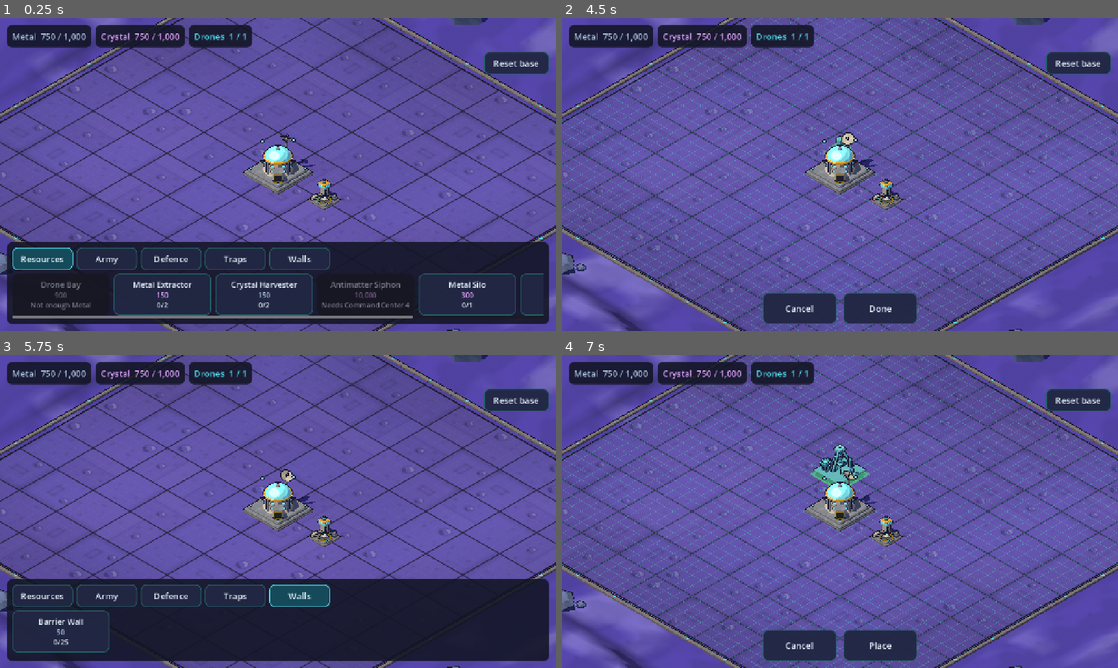
Above: before the commit, frames 1-4 (two rows, left to right).
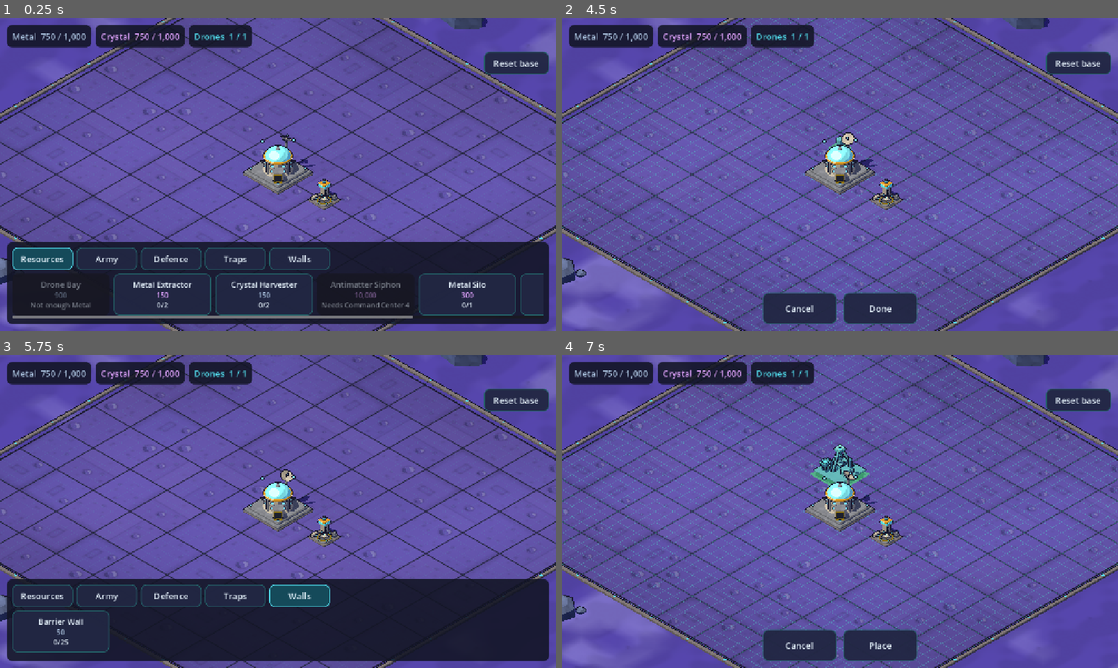
Above: after the commit, the same moments.

Repository: tarnan3751/space-game
Game: Godot game, scene res://scenes/main.tscn
Two runs of this game, one before a commit and one after it. Both use one fixed random seed, a clock stepped at 60 frames per second and the inputs below.
Inputs (mouse positions are in pixels of both pictures, inside the frame that each line leads up to):
- Up to frame 1 (0.25 s): no input
- Up to frame 2 (4.5 s): click "Resources" at 0.5 s; click "Army" at 1.25 s; click "Defence" at 2 s; click "Traps" at 2.75 s; click "Walls" at 3.5 s; click (623, 293) at 4.27 s
- Up to frame 3 (5.75 s): click "Done" at 5 s
- Up to frame 4 (7 s): click "Resources" at 5.75 s; click (723, 630) at 6.52 s

The runs differ from the first frame. In frame 1, 0.9% of the frame differs, in the area x 0-100%, y 0-100%; in frame 2, 1.8%; in frame 3, 0.9%; in frame 4, 1.8%.

Commit message:
Let the terrain's edge wander and roughen the ground beside the curb
The ring rose from flat to its full relief between 0.8 and 3 units out
everywhere, over dunes 0.8 high, so a ramp ran dead straight along every side
of the field, and on the sides facing away from the sun its slope fell into the
toon shadow band as a straight dark strip.

The distance at which the relief is full now wanders along the edge between
4 and 11 units out (TERRAIN_BLEND_NEAR and TERRAIN_BLEND_FAR, on a noise whose
lattice is 4 units across), the dunes start 0.3 high and grow from there to
their full height 20 units out, and a rubble 0.12 either way roughens the
ground from 0.8 out whatever the relief. Beyond 20 units out the blend cannot
change the height, so its noise is skipped there, which keeps the scenery's
build under 80 ms. The mesas' tops follow the dunes at their place. The
craters, mesas, channel, rocks and outcrops are placed as before.

Diff:
--- a/src/game/base_view.gd
+++ b/src/game/base_view.gd
@@ -7,9 +7,10 @@
 ## (x, y) maps to world (x, z).
 ##
 ## The terrain, the rocks and the crystal outcrops are generated from SCENERY_SEED, so every
-## player's base sits in the same landscape: a ring of dunes, craters, mesas and a dry channel,
-## smooth shaded and painted from the material kit's dust and rock by slope, with chamfered rocks
-## and glowing crystal clusters on it. Each is one mesh with its ink outline.
+## player's base sits in the same landscape: a ring of dunes, craters, mesas and a dry channel
+## rising from low, rough ground beside the curb along an edge that wanders, smooth shaded and
+## painted from the material kit's dust and rock by slope, with chamfered rocks and glowing crystal
+## clusters on it. Each is one mesh with its ink outline.
 
 const GROUND_SHADER := preload("res://src/game/ground.gdshader")
 ## The field texture the ground is drawn from, imported as an Image (tools/gen_textures.gd).
@@ -24,15 +25,20 @@
 const TERRAIN_FINE_REACH := 50.0
 const TERRAIN_COARSE := 2
 ## Outside the field the ground stays flat out to TERRAIN_FLAT (under the curb) and reaches its
-## full relief at TERRAIN_BLEND.
+## full relief between TERRAIN_BLEND_NEAR and TERRAIN_BLEND_FAR out, wandering along the edge
+## (blend_end), so no ramp runs straight along a side. Rubble, RUBBLE high either way, roughens
+## the ground from TERRAIN_FLAT out whatever the relief.
 const TERRAIN_FLAT := 0.8
-const TERRAIN_BLEND := 3.0
+const TERRAIN_BLEND_NEAR := 4.0
+const TERRAIN_BLEND_FAR := 11.0
+const RUBBLE := 0.12
 ## Spacing of the value-noise lattice behind the dunes and the dust drifts.
 const NOISE_CELL := 7.0
 const NOISE_SIZE := 24
-## The dunes' height next to the field and from 18 units out, the scale of their ridges' noise
-## (NOISE_CELL / DUNE_SCALE units across), and how much the land rises per unit out.
-const DUNES_NEAR := 0.8
+## The dunes' height next to the field and from 20 units out (they grow from where the relief is
+## full), the scale of their ridges' noise (NOISE_CELL / DUNE_SCALE units across), and how much the
+## land rises per unit out.
+const DUNES_NEAR := 0.3
 const DUNES_FAR := 5.0
 const DUNE_SCALE := 0.64
 const RISE := 0.04
@@ -564,7 +570,7 @@
 		var out := _out_of_field(at.x, at.y)
 		if maxf(absf(at.x), absf(at.y)) + radius + 2.0 <= TERRAIN_FINE_REACH and out >= radius + 6.0 \
 				and _clear(at, radius + 3.0):
-			mesas.append(Vector4(at.x, at.y, radius, 0.8 * _dune_height(out) + out * RISE + height))
+			mesas.append(Vector4(at.x, at.y, radius, 0.8 * _dune_height(out, blend_end(at.x, at.y)) + out * RISE + height))
 			_mesa_phases.append(phases)
 	var count := rng.range_int(3, 5)
 	for attempt: int in 80:
@@ -720,17 +726,23 @@
 
 ## The terrain's height at a point: flat out to TERRAIN_FLAT outside the field, then ridged dunes
 ## that grow away from it (flattened round the craters) and a gentle rise, the craters' bowls and
-## rims, the channel, and the mesas' flat tops, all blended in by TERRAIN_BLEND. The harness marches
-## the view's rays over it.
+## rims, the channel, and the mesas' flat tops, all blended in by a wandering distance out
+## (blend_end), with rubble over it all. The harness marches the view's rays over it.
 func terrain_height(x: float, z: float) -> float:
 	var out_x := maxf(absf(x) - grid_size.x * 0.5, 0.0)
 	var out_z := maxf(absf(z) - grid_size.y * 0.5, 0.0)
 	var out := sqrt(out_x * out_x + out_z * out_z)
 	if out <= TERRAIN_FLAT:
 		return 0.0
+	# From 20 out the relief is full and the dunes grown wherever the blend ends: skipped there.
+	var full_out := TERRAIN_BLEND_FAR
+	if out < 20.0:
+		full_out = blend_end(x, z)
+	var rubble := RUBBLE * (2.0 * _noise_at(x * 3.0 + 7.0, z * 3.0 + 13.0) - 1.0) \
+		* smoothstep(TERRAIN_FLAT, TERRAIN_FLAT + 2.0, out)
 	var ridge := 1.0 - absf(2.0 * _noise_at(x * DUNE_SCALE, z * DUNE_SCALE) - 1.0)
-	# _dune_height(out), written out: this runs for every point of the lattice.
-	var dunes := lerpf(DUNES_NEAR, DUNES_FAR, smoothstep(3.0, 18.0, out)) \
+	# _dune_height(out, full_out), written out: this runs for every point of the lattice.
+	var dunes := lerpf(DUNES_NEAR, DUNES_FAR, smoothstep(full_out, 20.0, out)) \
 		* (0.8 * ridge + 0.2 * _noise_at(x * 2.3 + 37.0, z * 2.3 + 11.0))
 	var height := out * RISE
 	var distance := sqrt(x * x + z * z)
@@ -743,7 +755,7 @@
 			height -= CHANNEL_DEPTH * u * u * smoothstep(_channel.z, _channel.z + 5.0, distance)
 	# The craters and mesas all lie inside the fine lattice.
 	if absf(x) > TERRAIN_FINE_REACH or absf(z) > TERRAIN_FINE_REACH:
-		return height + dunes
+		return height + dunes + rubble
 	for crater: Vector3 in craters:
 		var dx := x - crater.x
 		var dz := z - crater.y
@@ -760,12 +772,20 @@
 			var edge := _mesa_edge(k, dx, dz)
 			var top := 1.0 - smoothstep(edge - MESA_WALL, edge + MESA_FOOT, sqrt(dx * dx + dz * dz))
 			height = lerpf(height, mesa.w, top)
-	return height * smoothstep(TERRAIN_FLAT, TERRAIN_BLEND, out)
-
-
-## The dunes' height `out` units out from the field: low beside it, DUNES_FAR from 18 out.
-static func _dune_height(out: float) -> float:
-	return lerpf(DUNES_NEAR, DUNES_FAR, smoothstep(3.0, 18.0, out))
+	return height * smoothstep(TERRAIN_FLAT, full_out, out) + rubble
+
+
+## How far out from the field the terrain's relief is full at a point: between TERRAIN_BLEND_NEAR
+## and TERRAIN_BLEND_FAR, on a noise whose lattice is 4 units across, so it wanders along the edge.
+## The harness checks that it does.
+func blend_end(x: float, z: float) -> float:
+	return lerpf(TERRAIN_BLEND_NEAR, TERRAIN_BLEND_FAR, _noise_at(x * 1.75 + 101.0, z * 1.75 + 59.0))
+
+
+## The dunes' height `out` units out from the field, where the relief is full `full_out` out: low
+## beside it, growing from there to DUNES_FAR 20 out.
+static func _dune_height(out: float, full_out: float) -> float:
+	return lerpf(DUNES_NEAR, DUNES_FAR, smoothstep(full_out, 20.0, out))
 
 
 ## Mesa `k`'s outline: its distance from the mesa's centre towards (`dx`, `dz`), irregular.
